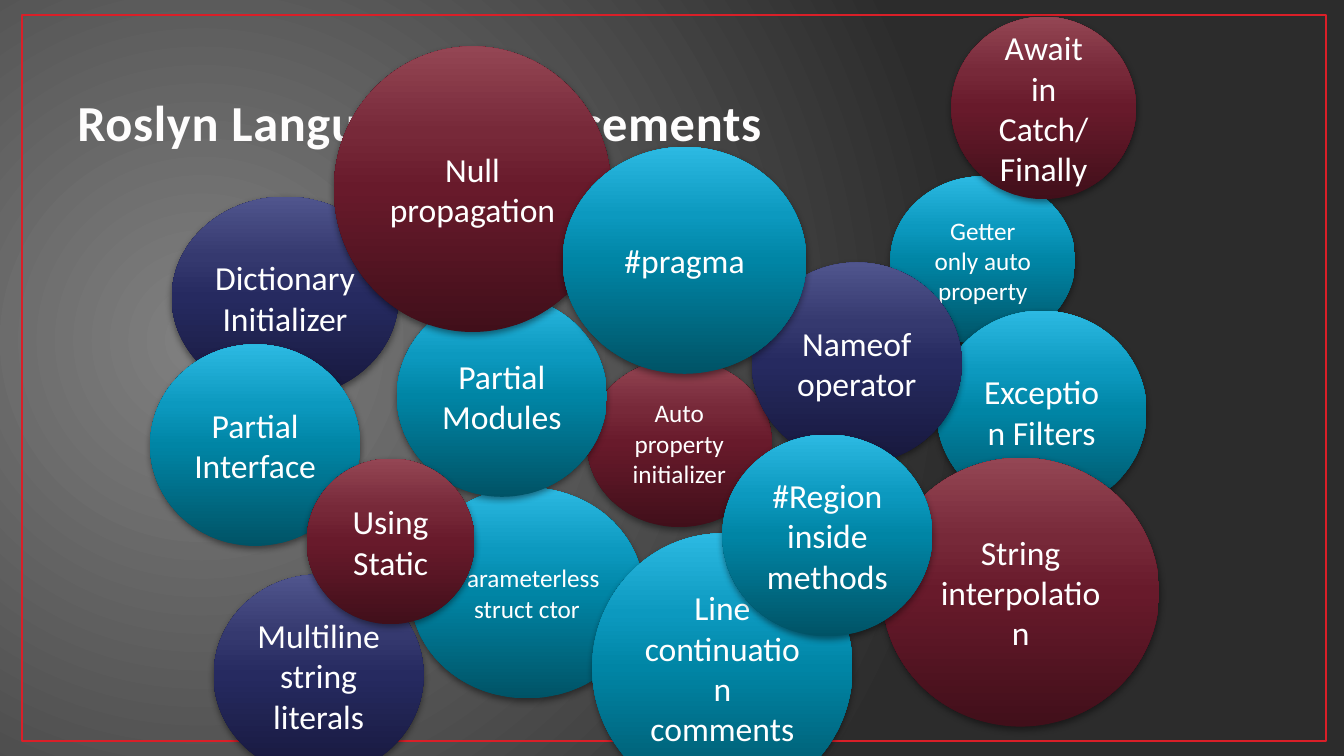
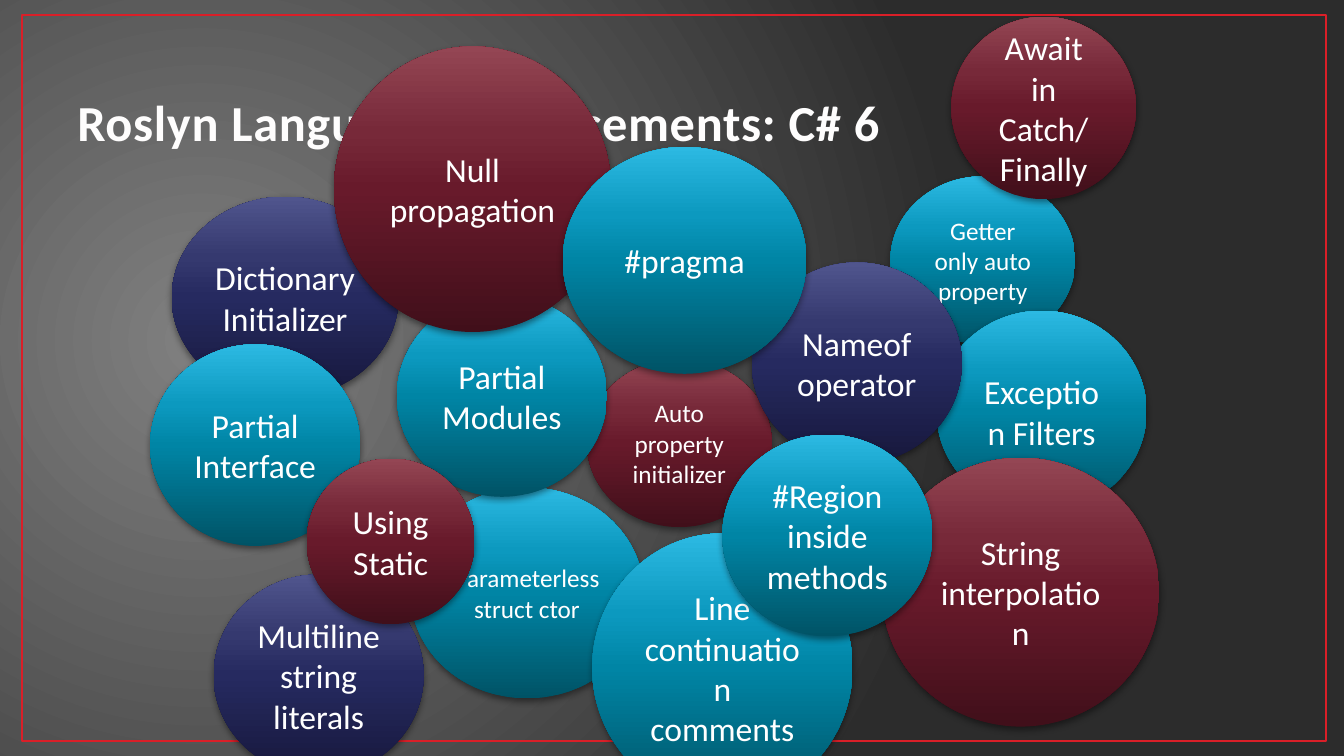
Before and after one commit to jwooley/RoslynAndYou, a slide deck: slide 5 of RoslynAndYou.pptx. Drawn at 1344x756 pixels with LibreOffice and Linux fonts; fonts in the diff are those of the drawing. Boxes give left, top, right and bottom in pixels: in the first picture for what was removed or moved away, otherwise in the second. Text is boxed around its words. In the diff, an @@ line names an element or a change of style, - is before the commit and + after.

```diff
--- a/RoslynAndYou.pptx
+++ b/RoslynAndYou.pptx
@@ title at bbox=[77, 99, 880, 152]: text changed @@
-Roslyn Language Enhancements
+Roslyn Language Enhancements: C# 6
```
Also in this commit, not shown: 8 other slides changed, 3 slides added, 1 slide removed.
